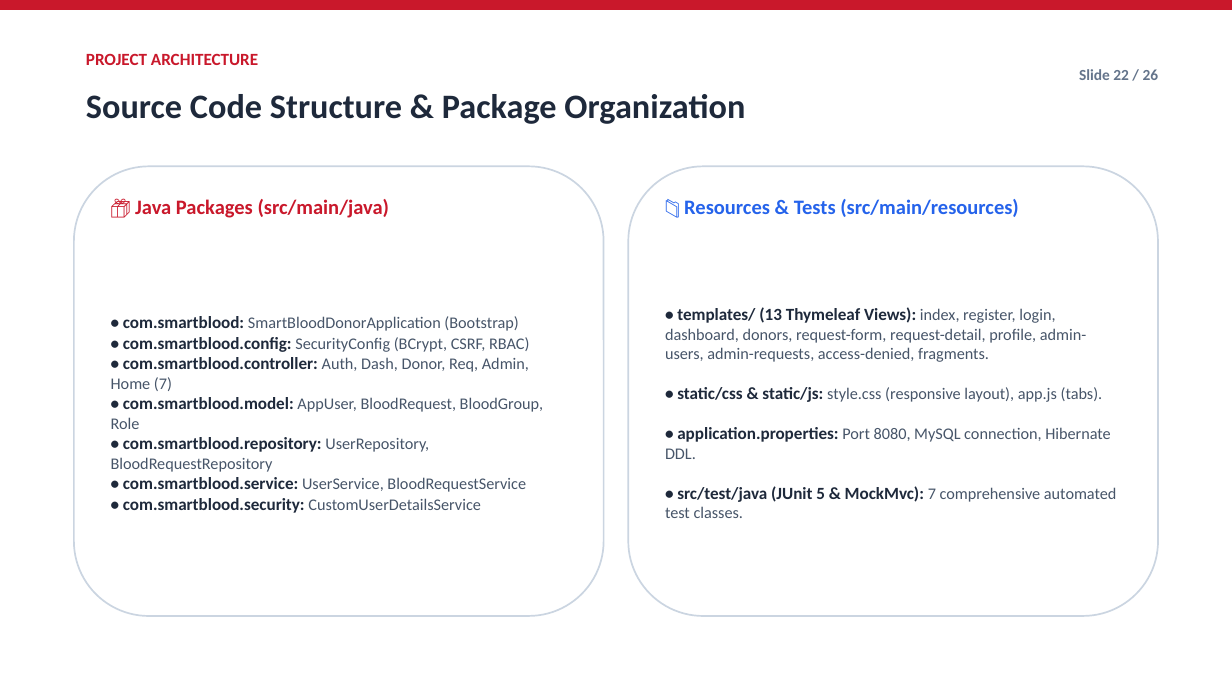
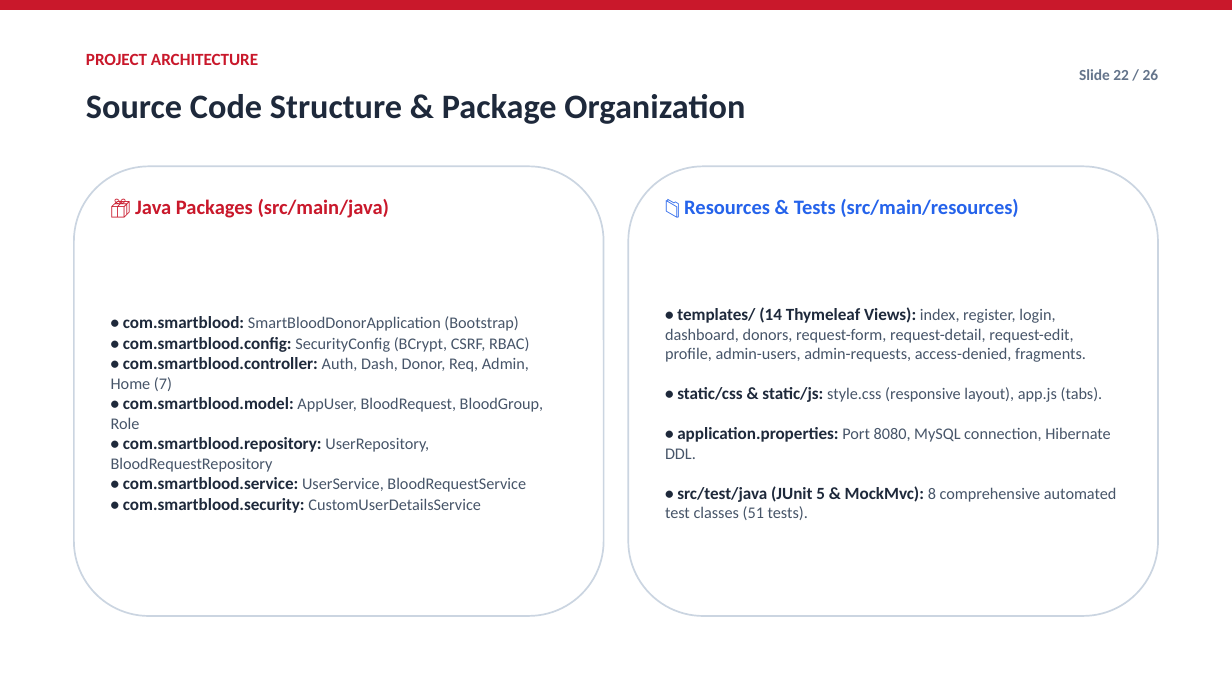
Before and after one commit to mujahidateeb/smart-blood-donor-finder, a slide deck: slide 22 of PRESENTATION_DECK.pptx. Drawn at 1232x693 pixels with LibreOffice and Linux fonts; fonts in the diff are those of the drawing. Boxes give left, top, right and bottom in pixels: in the first picture for what was removed or moved away, otherwise in the second. Text is boxed around its words. In the diff, an @@ line names an element or a change of style, - is before the commit and + after.

Commit message:
Donors process updated

```diff
--- a/PRESENTATION_DECK.pptx
+++ b/PRESENTATION_DECK.pptx
@@ text at [665, 307, 1117, 520]: text changed @@
-• templates/ (13 Thymeleaf Views): index, register, login, dashboard, donors, request-form, request-detail, profile, admin-users, admin-requests, access-denied, fragments.
-• static/css & static/js: style.css (responsive layout), app.js (tabs).
-• application.properties: Port 8080, MySQL connection, Hibernate DDL.
-• src/test/java (JUnit 5 & MockMvc): 7 comprehensive automated test classes.
+• templates/ (14 Thymeleaf Views): index, register, login, dashboard, donors, request-form, request-detail, request-edit, profile, admin-users, admin-requests, access-denied, fragments.
+• static/css & static/js: style.css (responsive layout), app.js (tabs).
+• application.properties: Port 8080, MySQL connection, Hibernate DDL.
+• src/test/java (JUnit 5 & MockMvc): 8 comprehensive automated test classes (51 tests).
```
Also in this commit, not shown: 7 other slides changed, 20 other files.
